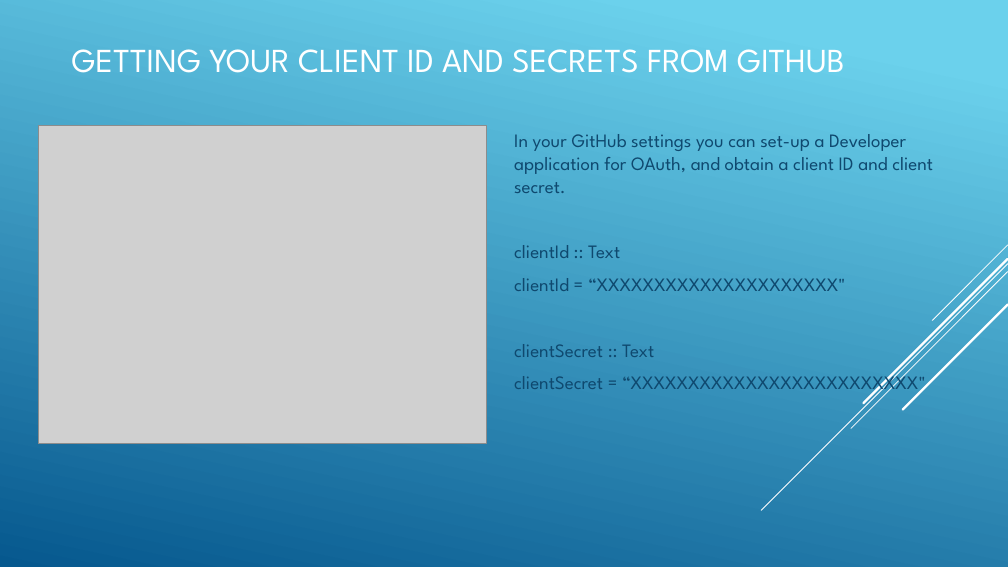
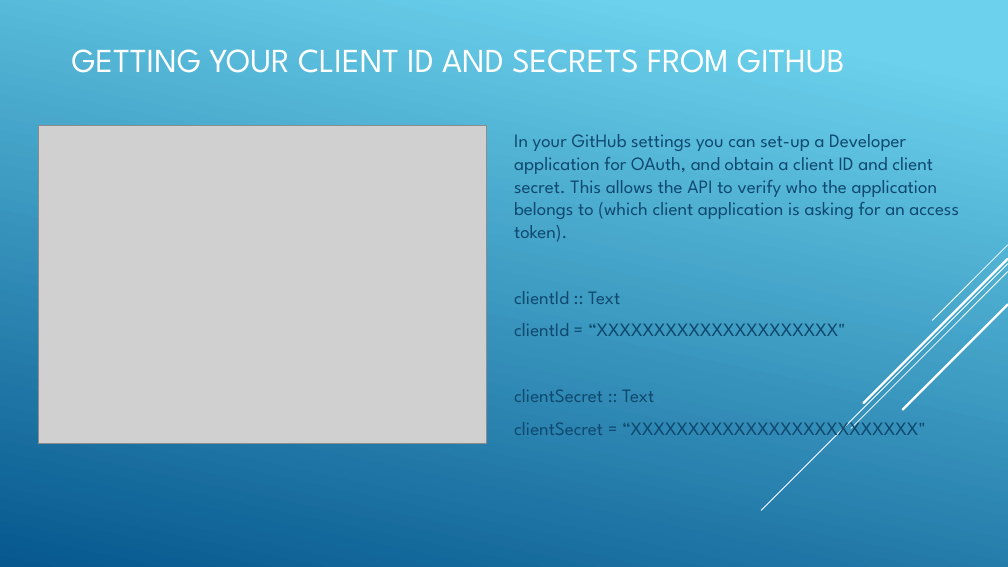
Before and after one commit to sftcd/cs7053, a slide deck: slide 5 of 2016lectures/GitHub OAUth2.pptx. Drawn at 1008x567 pixels with LibreOffice and Linux fonts; fonts in the diff are those of the drawing; grey boxes stand for pictures. Boxes give left, top, right and bottom in pixels: in the first picture for what was removed or moved away, otherwise in the second. Text is boxed around its words. In the diff, an @@ line names an element or a change of style, - is before the commit and + after.

Commit message:
Updated Github OAuth2 slides and moved name from READme to slide deck.

```diff
--- a/2016lectures/GitHub OAUth2.pptx
+++ b/2016lectures/GitHub OAUth2.pptx
@@ text at [514,134,959,242]: text changed @@
-In your GitHub settings you can set-up a Developer application for OAuth, and obtain a client ID and client secret.
+In your GitHub settings you can set-up a Developer application for OAuth, and obtain a client ID and client secret. This allows the API to verify who the application belongs to (which client application is asking for an access token).
```
Also in this commit, not shown: 6 other slides changed, 7 slides added, 1 other file.
